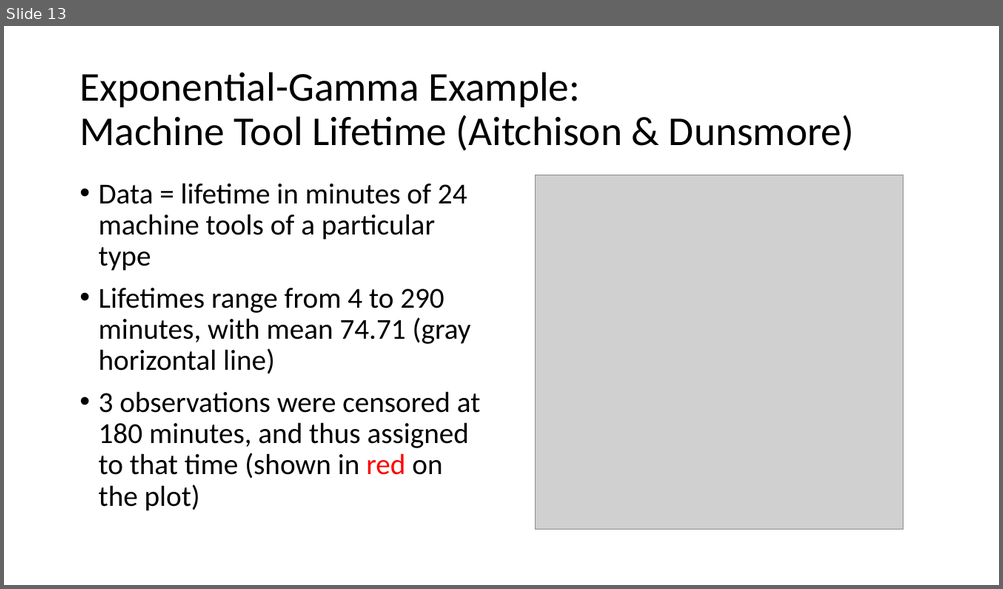
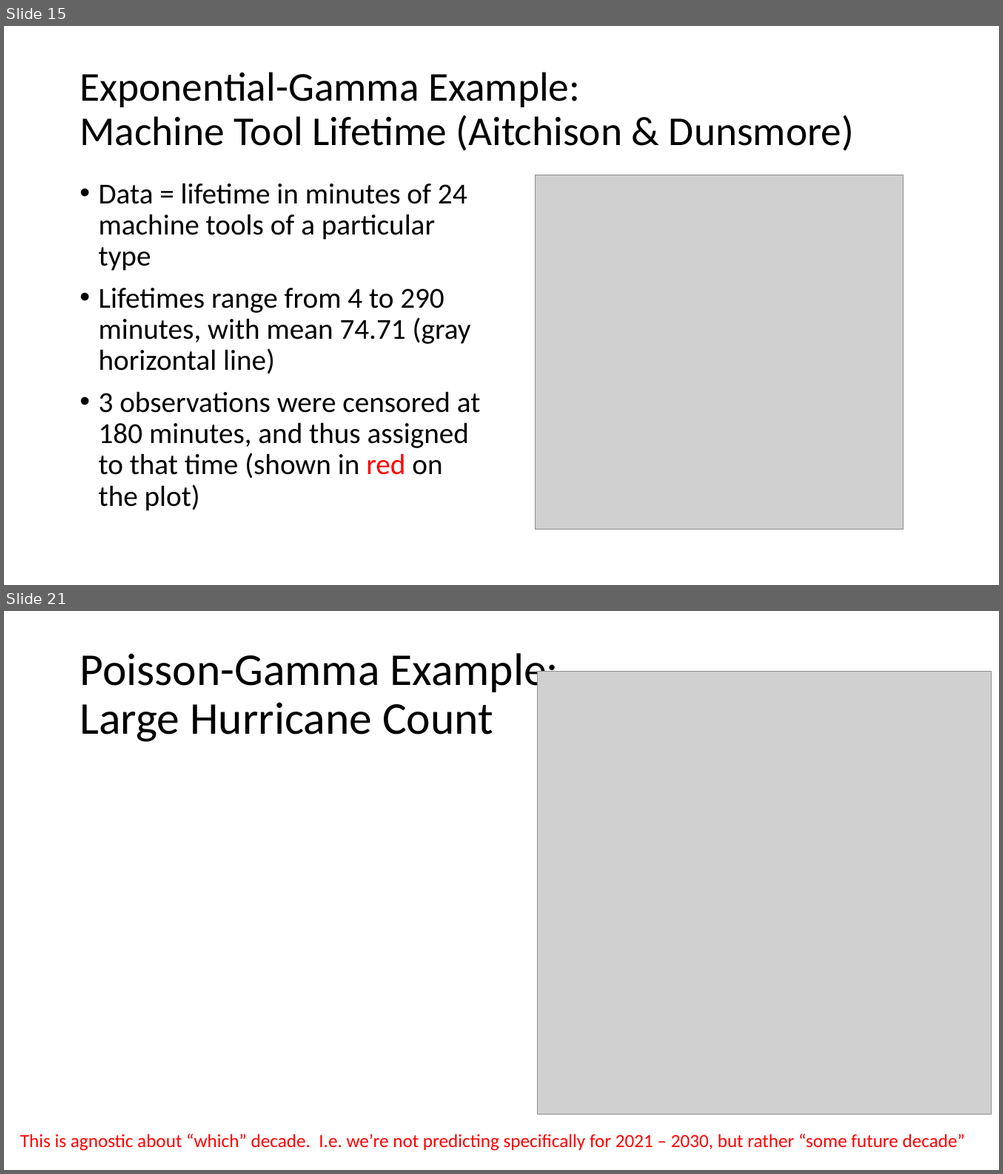
Before and after one commit to vgharris3/predictiveInference, a slide deck: Thesis_Files/ThesisDefense.pptx. Shown one above the other, each under a label of ours: slide 13 before the commit, slides 15 and 21 after it; the slides between them are not shown. The pictures are 1003x589 and 1003x1174 pixels, drawn with LibreOffice and Linux fonts; fonts in the diff are those of the drawing; grey boxes stand for pictures. Boxes give left, top, right and bottom in pixels: in the first picture for what was removed or moved away, otherwise in the second. Text is boxed around its words. In the diff, an @@ line names an element or a change of style, - is before the commit and + after.

```diff
--- a/Thesis_Files/ThesisDefense.pptx
+++ b/Thesis_Files/ThesisDefense.pptx
@@ slide 21 added at (x1=4, y1=611, x2=999, y2=1170), background #FFFFFF @@
@@ title added at (x1=79, y1=653, x2=558, y2=742), 44 pt, text #000000 @@
+Poisson-Gamma Example:
+Large Hurricane Count
@@ picture added at (x1=538, y1=672, x2=991, y2=1115) @@
@@ text added at (x1=20, y1=1134, x2=965, y2=1151), 18 pt, text #FF0000 @@
+This is agnostic about “which” decade. I.e. we’re not predicting specifically for 2021 – 2030, but rather “some future decade”
@@ what was slide 13 is now slide 15 @@
```
Also in this commit, not shown: 11 slides changed, 13 other slides added, 8 other files.
